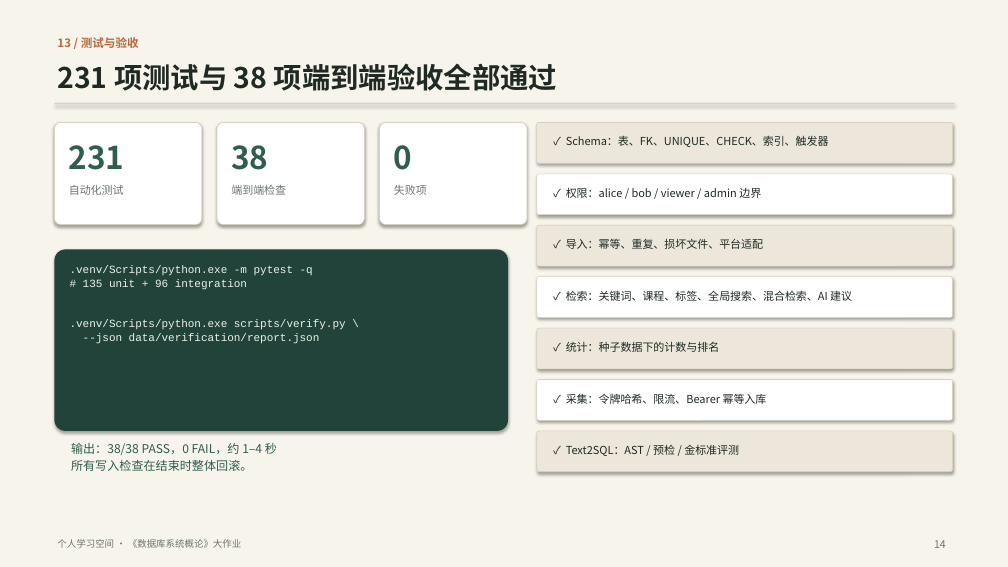
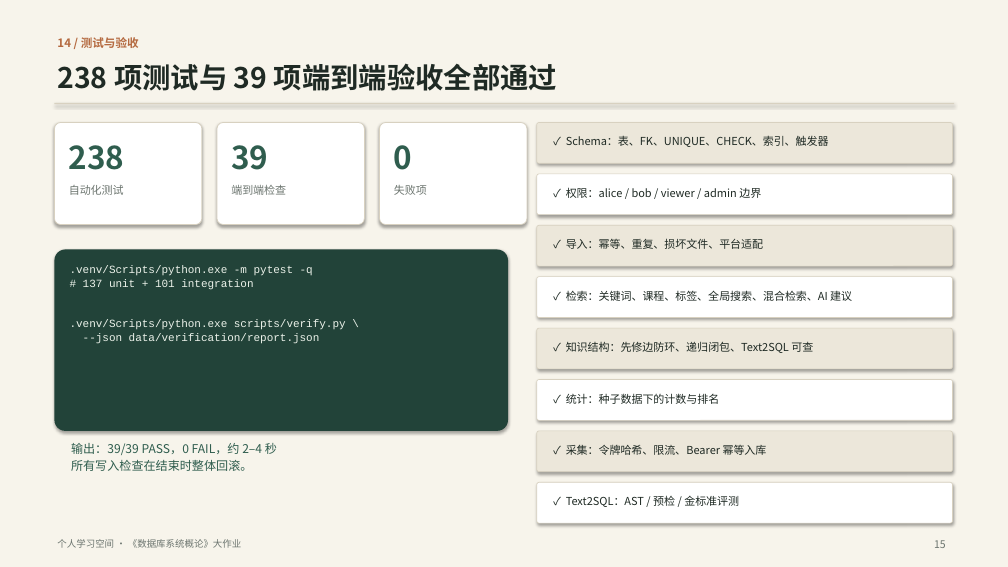
Before and after one commit to ycl-berserk/2026Database, a slide deck: slide 15 of docs/汇报.pptx (slide 14 before the commit). Drawn at 1008x567 pixels with LibreOffice and Linux fonts; fonts in the diff are those of the drawing. Boxes give left, top, right and bottom in pixels: in the first picture for what was removed or moved away, otherwise in the second. Text is boxed around its words. In the diff, an @@ line names an element or a change of style, - is before the commit and + after.

Commit message:
feat: 标签先修图（DAG、递归闭包与可视化）K2
新增 tag_edges 边表与触发器防环，提供递归闭包视图、按课程分组的 SVG 页面、
种子数据、单元/集成测试与端到端验收；同步更新报告、需求、路线图、演示脚本与 PPT。

```diff
--- a/docs/汇报.pptx
+++ b/docs/汇报.pptx
@@ text at <box>57,37,139,48</box>: text changed @@
-13 / 测试与验收
+14 / 测试与验收
@@ text at <box>57,63,558,91</box>: text changed @@
-231 项测试与 38 项端到端验收全部通过
+238 项测试与 39 项端到端验收全部通过
@@ text at <box>69,145,125,170</box>: text changed @@
-231
+238
@@ text at <box>231,145,268,170</box>: text changed @@
-38
+39
@@ text at <box>83,279,253,290</box>: text changed @@
-# 135 unit + 96 integration
+# 137 unit + 101 integration
@@ text added at <box>566,342,813,353</box>, 10.5 pt, text #1F2A24 @@
+✓ 知识结构：先修边防环、递归闭包、Text2SQL 可查
@@ text at <box>71,443,277,455</box>: text changed @@
-输出：38/38 PASS，0 FAIL，约 1–4 秒
+输出：39/39 PASS，0 FAIL，约 2–4 秒
@@ rounded rectangle added at <box>537,482,953,523</box>, fill #FFFFFF, outline #D8D1C0 0.6 pt @@
@@ 3 texts: place and size @@
-3 texts at <box>566,341,767,456</box>
+3 texts at <box>566,393,767,507</box>
@@ text at <box>934,540,946,548</box>: text changed @@
-14
+15
```
Also in this commit, not shown: 7 other slides changed, 1 slide added, 27 other files.
